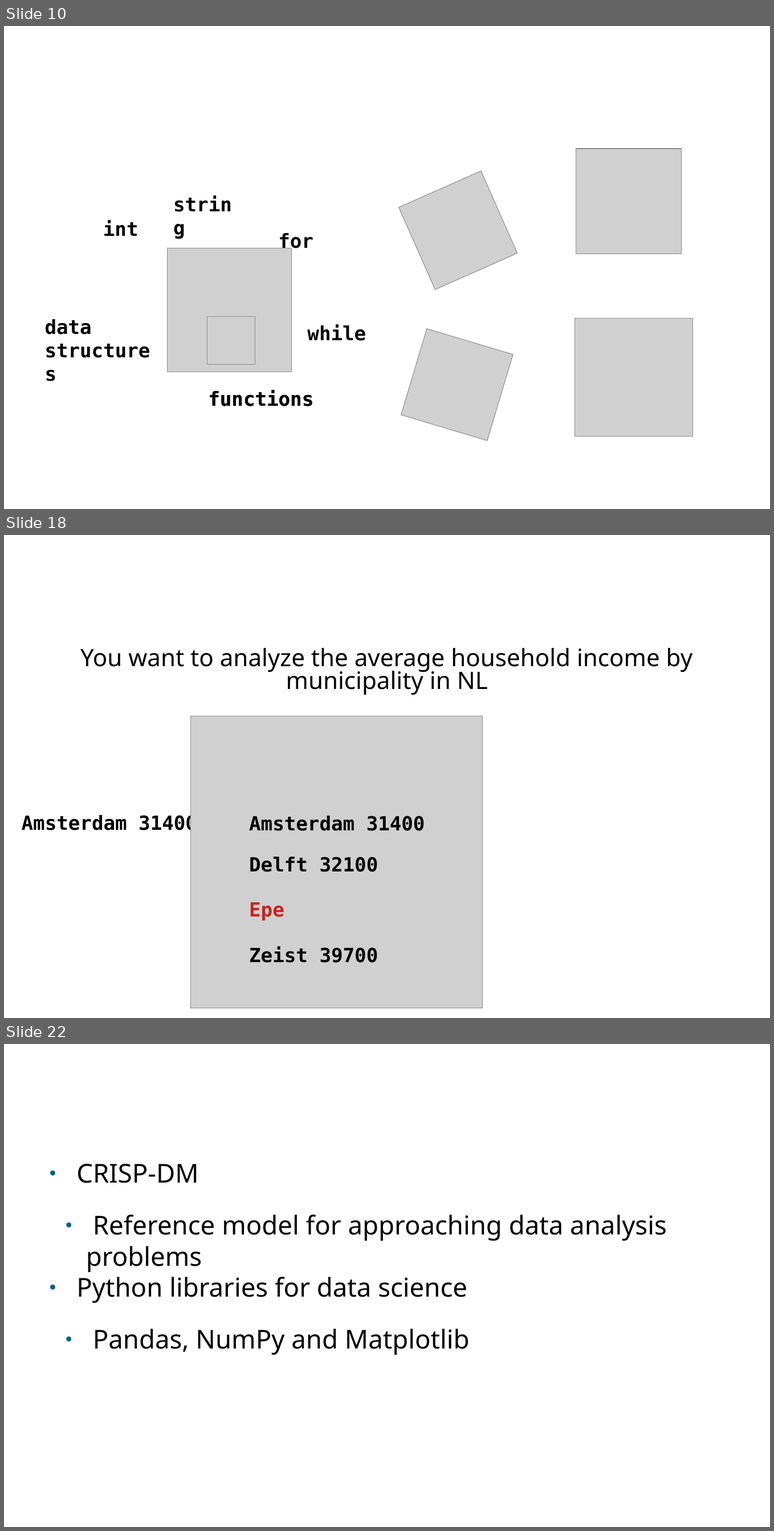
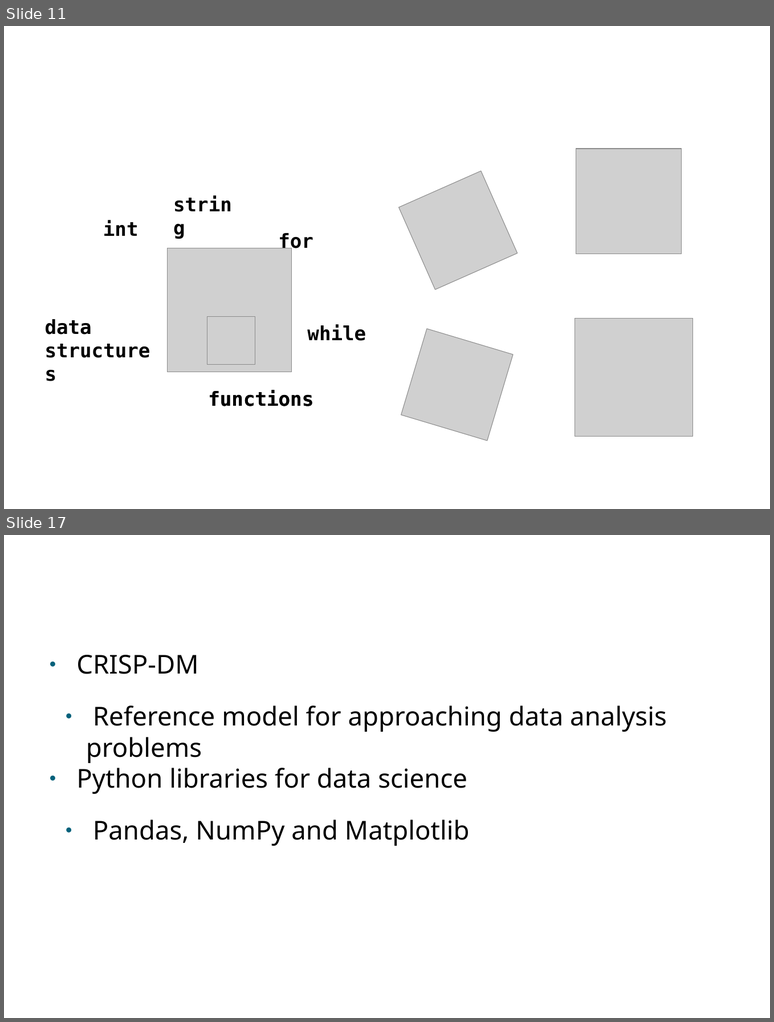
Before and after one commit to PabloMosUU/UssPython, a slide deck: LectureNotes/Module09/09 File IO and Error Handling presentation.odp. Shown one above the other, each under a label of ours: slides 10, 18 and 22 before the commit, slides 11 and 17 after it; the slides between them are not shown. The pictures are 774x1531 and 774x1022 pixels, drawn with LibreOffice and Linux fonts; fonts in the diff are those of the drawing; grey boxes stand for pictures; background and template pictures are left out. Boxes give left, top, right and bottom in pixels: in the first picture for what was removed or moved away, otherwise in the second. Text is boxed around its words. In the diff, an @@ line names an element or a change of style, - is before the commit and + after.

```diff
--- a/LectureNotes/Module09/09 File IO and Error Handling presentation.odp
+++ b/LectureNotes/Module09/09 File IO and Error Handling presentation.odp
@@ slide 18 removed at <box>4,535,770,1018</box>, background picture (left out) @@
@@ title removed at <box>43,554,732,635</box> @@
-Example
@@ text removed at <box>80,648,693,695</box> @@
-You want to analyze the average household income by municipality in NL
@@ picture removed at <box>191,716,483,1008</box> @@
@@ text removed at <box>22,814,197,834</box> @@
-Amsterdam 31400
@@ text removed at <box>249,815,425,831</box> @@
-Amsterdam 31400
@@ text removed at <box>249,856,378,872</box> @@
-Delft 32100
@@ text removed at <box>249,902,284,920</box> @@
-Epe
@@ text removed at <box>249,946,378,962</box> @@
-Zeist 39700
@@ what was slide 10 is now slide 11 @@
@@ what was slide 22 is now slide 17 @@
```
Also in this commit, not shown: 3 slides changed, 9 slides added, 7 other slides removed, 4 other files.
